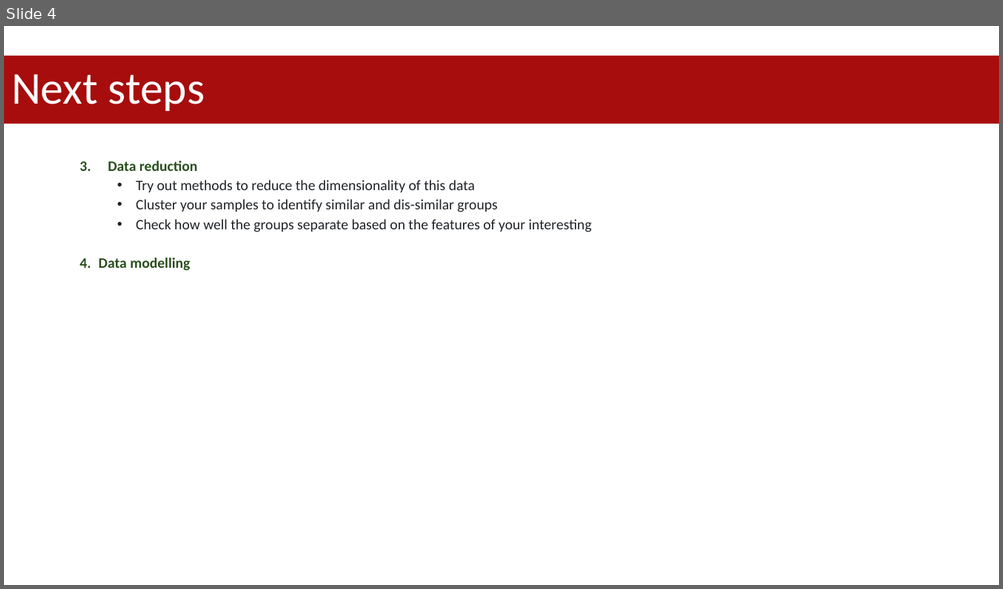
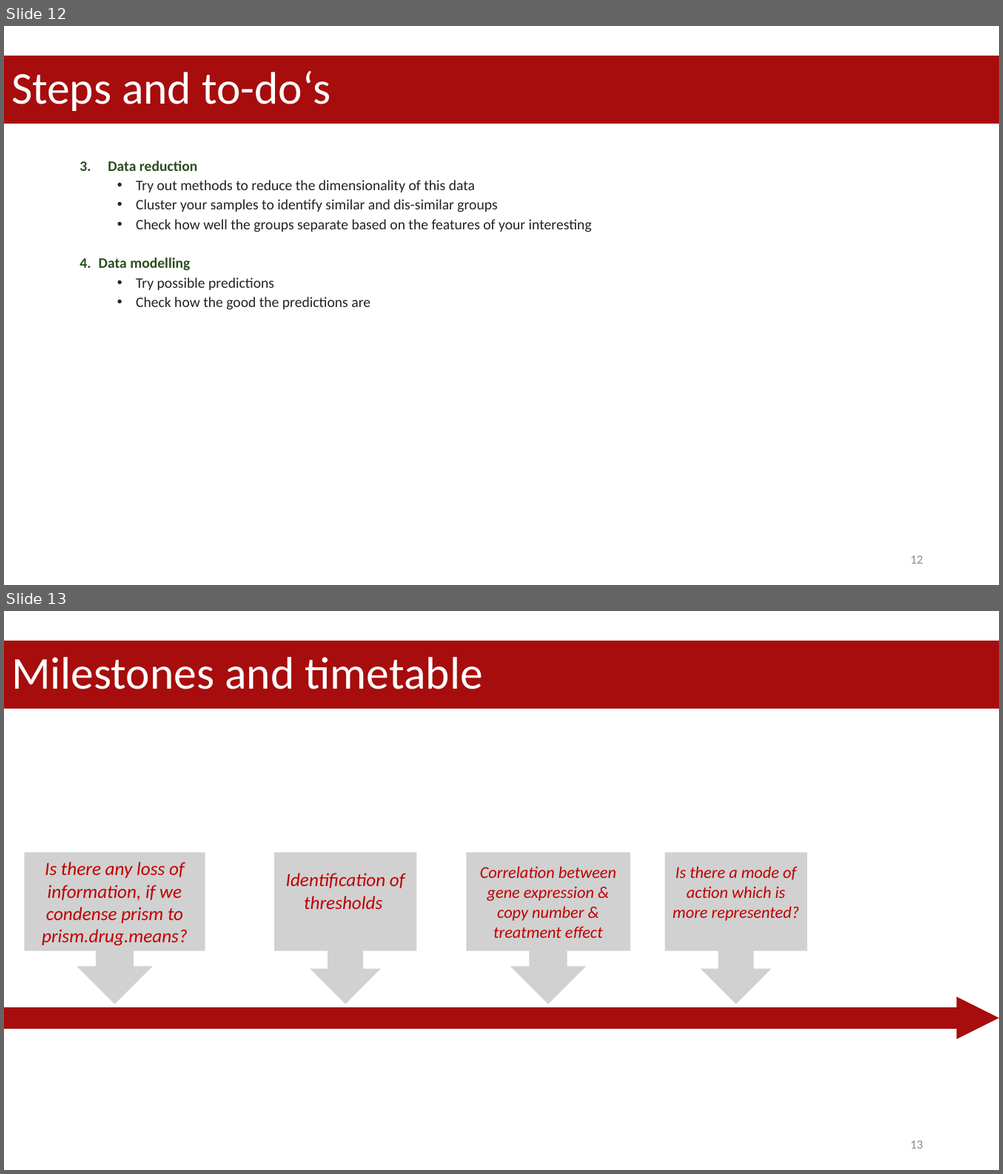
Before and after one commit to datascience-mobi-2023/topic05_team02, a slide deck: project proposal.pptx. Shown one above the other, each under a label of ours: slide 4 before the commit, slides 12 and 13 after it. The pictures are 1003x589 and 1003x1174 pixels, drawn with LibreOffice and Linux fonts; fonts in the diff are those of the drawing. Boxes give left, top, right and bottom in pixels: in the first picture for what was removed or moved away, otherwise in the second. Text is boxed around its words. In the diff, an @@ line names an element or a change of style, - is before the commit and + after.

```diff
--- a/project proposal.pptx
+++ b/project proposal.pptx
@@ slide 13 added at box(4, 611, 999, 1170), background #FFFFFF @@
@@ title added at box(4, 641, 999, 709), fill #A70D0D, 44 pt, text #FFFFFF @@
+Milestones and timetable
@@ down arrow callout added at box(24, 853, 205, 1005), fill #A5A5A5 at 50% opacity, 18 pt, text #C00000, italic @@
+Is there any loss of information, if we condense prism to prism.drug.means?
@@ down arrow callout added at box(274, 853, 417, 1005), fill #A5A5A5 at 50% opacity, 18 pt, text #C00000, italic @@
+Identification of thresholds
@@ down arrow callout added at box(466, 853, 630, 1005), fill #A5A5A5 at 50% opacity, 16 pt, text #C00000, italic @@
+Correlation between gene expression & copy number & treatment effect
@@ down arrow callout added at box(665, 853, 808, 1005), fill #A5A5A5 at 50% opacity, 16 pt, text #C00000, italic @@
+Is there a mode of action which is more represented?
@@ arrow added from (4, 1019) to (999, 1019), #A70D0D 20.5 pt @@
@@ page number added at box(910, 1141, 922, 1149), 12 pt, text #8C8C8C @@
+13
@@ what was slide 4 is now slide 12 @@
@@ slide 12 changed as well @@
@@ title at box(11, 70, 330, 111): text changed @@
-Next steps
+Steps and to-do‘s
@@ text at box(136, 278, 370, 310): paragraphs added @@
+  • Try possible predictions
+  • Check how the good the predictions are
@@ page number added at box(910, 556, 922, 564), 12 pt, text #8C8C8C @@
+12
```
Also in this commit, not shown: 9 other slides changed, 5 other slides added, 5 slides removed.
